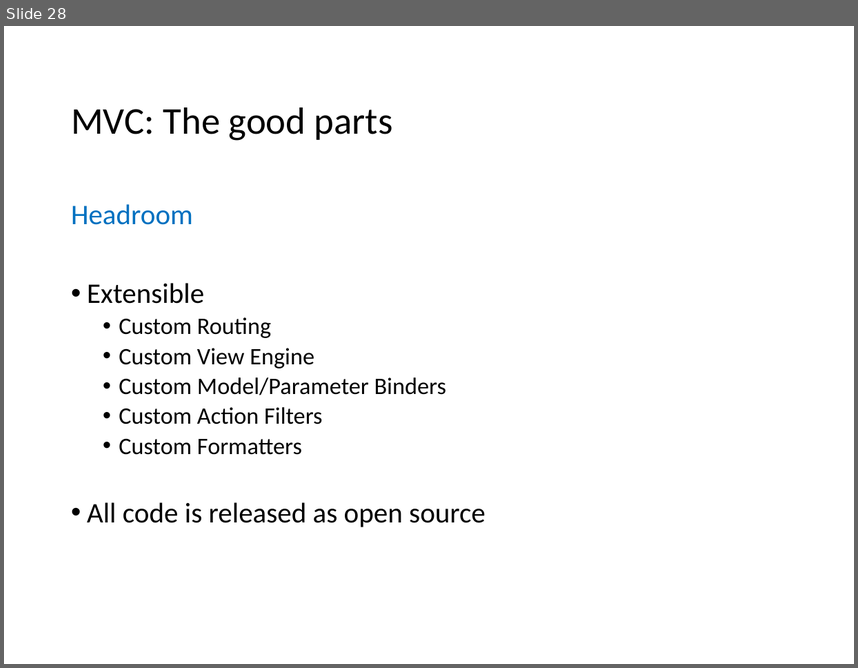
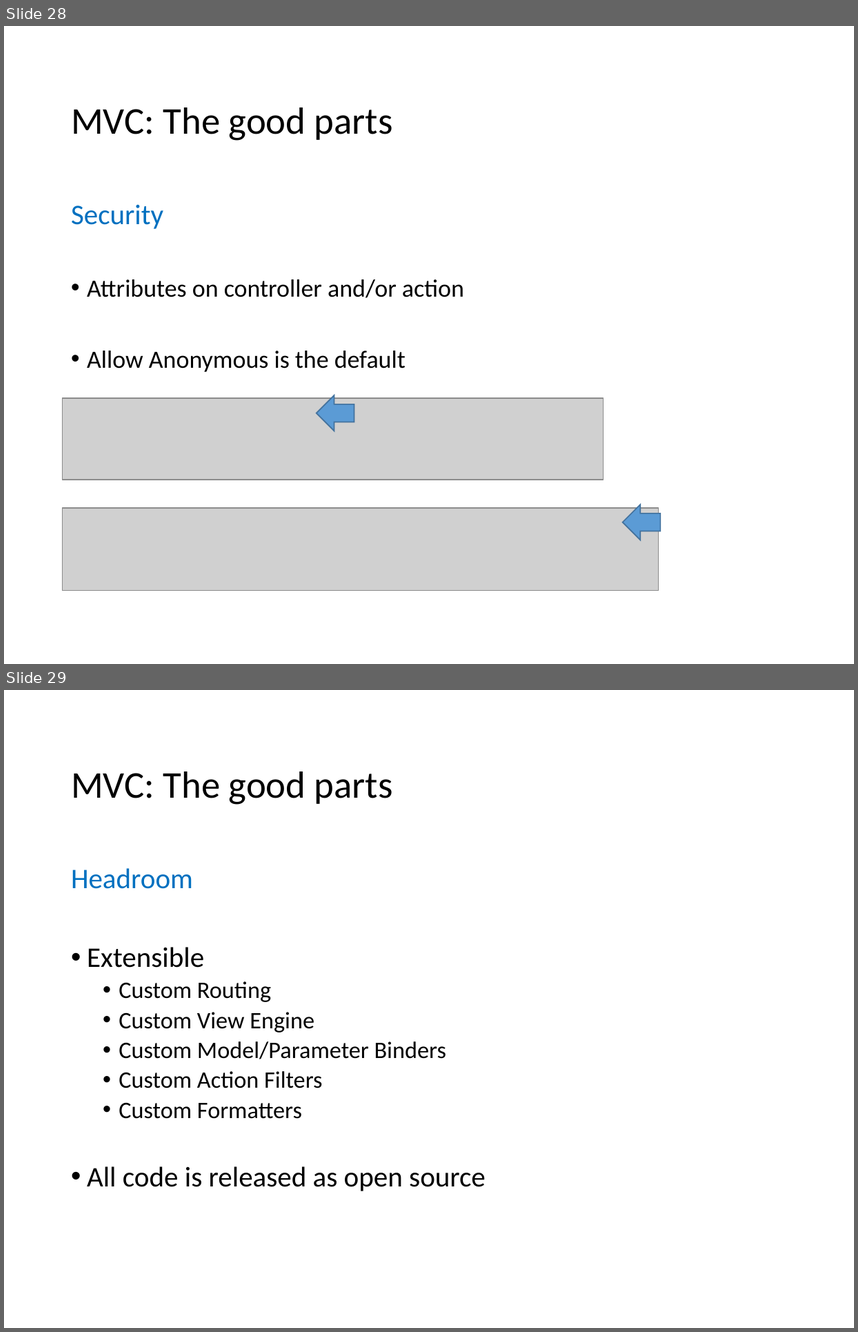
Before and after one commit to VolareSoftware/Presentations, a slide deck: Introduction to ASP.NET MVC - Denver Dev Days/Introduction to ASP.NET MVC.pptx. Shown one above the other, each under a label of ours: slide 28 before the commit, slides 28 and 29 after it. The pictures are 858x668 and 858x1332 pixels, drawn with LibreOffice and Linux fonts; fonts in the diff are those of the drawing; grey boxes stand for pictures. Boxes give left, top, right and bottom in pixels: in the first picture for what was removed or moved away, otherwise in the second. Text is boxed around its words. In the diff, an @@ line names an element or a change of style, - is before the commit and + after.

```diff
--- a/Introduction to ASP.NET MVC - Denver Dev Days/Introduction to ASP.NET MVC.pptx
+++ b/Introduction to ASP.NET MVC - Denver Dev Days/Introduction to ASP.NET MVC.pptx
@@ slide 28 added at [4,26,854,664], background #FFFFFF @@
@@ title added at [71,107,393,141], 32 pt, text #000000 @@
+MVC: The good parts
@@ text added at [71,204,464,372], 21 pt, text #000000 @@
+Security
+• Attributes on controller and/or action
+• Allow Anonymous is the default
@@ right arrow added at [316,395,353,430], fill #5B9BD5, outline #43739E 1 pt @@
@@ picture added at [63,399,604,480] @@
@@ picture added at [63,508,659,590] @@
@@ right arrow added at [623,503,660,539], fill #5B9BD5, outline #43739E 1 pt @@
@@ what was slide 28 is now slide 29 @@
```
Also in this commit, not shown: 4 slides changed, 59 other files.
